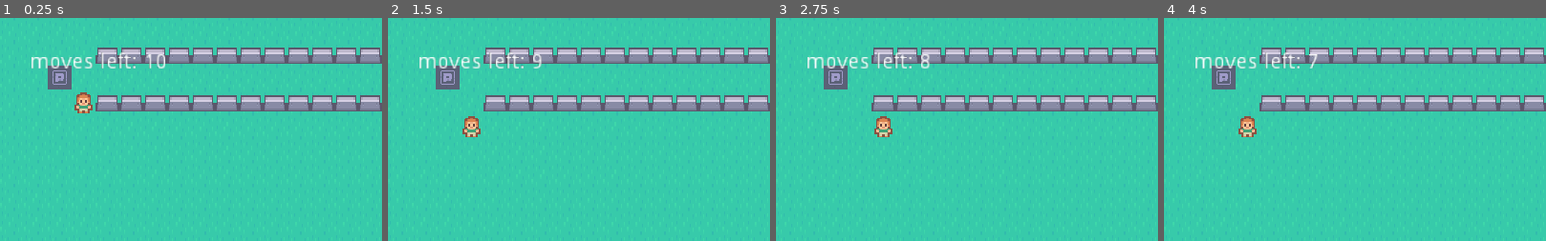
Above: before the commit, frames 1-4 (left to right).
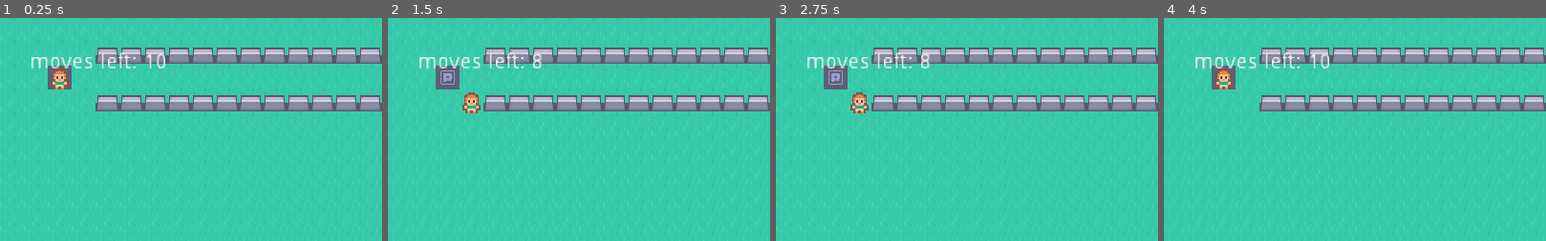
Above: after the commit, the same moments.

Repository: dsg-jam/LD50
Game: Godot game, scene res://scenes/playground.tscn
The game is run twice, just before and just after one commit, with the same random seed, the same clock (stepped at 60 frames per second) and the same inputs.
Inputs:
- Up to frame 1 (0.25 s): no input
- Up to frame 2 (1.5 s): tap Enter at 0.5 s; hold Right (move_right) 0.53-1.28 s; tap Space at 1.25 s; hold Down (move_down) from 1.28 s (still down)
- Up to frame 3 (2.75 s): tap Enter at 2 s; release Down (move_down) at 2.03 s; hold Right (move_right) from 2.03 s (still down)
- Up to frame 4 (4 s): tap Space at 2.75 s; release Right (move_right) at 2.78 s; hold Up (move_up) 2.78-3.53 s; tap Enter at 3.5 s; hold Left (move_left) from 3.53 s (still down)
The pictures show only the part of the screen within x 0-50%, y 0-50%; the shares and areas given below are measured in that part.

The runs differ from the first frame. In frame 1, 0.7% of the frame differs, in the area x 13-25%, y 22-43%; in frame 2, 0.8%; in frame 3, 0.7%; in frame 4, 0.9%, in the area x 13-44%, y 16-54%.

Commit message:
player start position

Diff:
--- a/scripts/player.gd
+++ b/scripts/player.gd
@@ -4,7 +4,8 @@
 
 var MAX_SPEED: int = 50
 var TILE_SIZE: int = 16
-var last_checkpoint := Vector2.ONE
+var last_checkpoint: Vector2
+export var startposition: Vector2 = Vector2(2,2)
 
 var DIRECTIONS: Dictionary = {
 	"move_up": Vector2.UP,
@@ -19,13 +20,15 @@
 
 
 func _ready():
+	last_checkpoint = startposition * TILE_SIZE
 	set_player_position(last_checkpoint)
 	moves_left = MAX_PLAYER_MOVES;
 	emit_signal("update_moves_left_counter", moves_left)
 
 
 func set_player_position(pos:Vector2):
-	self.position = self.position.snapped(pos * TILE_SIZE)
+	self.position = pos
+	self.position = self.position.snapped(Vector2.ONE * TILE_SIZE)
 	self.position += Vector2.ONE * TILE_SIZE/2
 
 func _unhandled_input(event):
